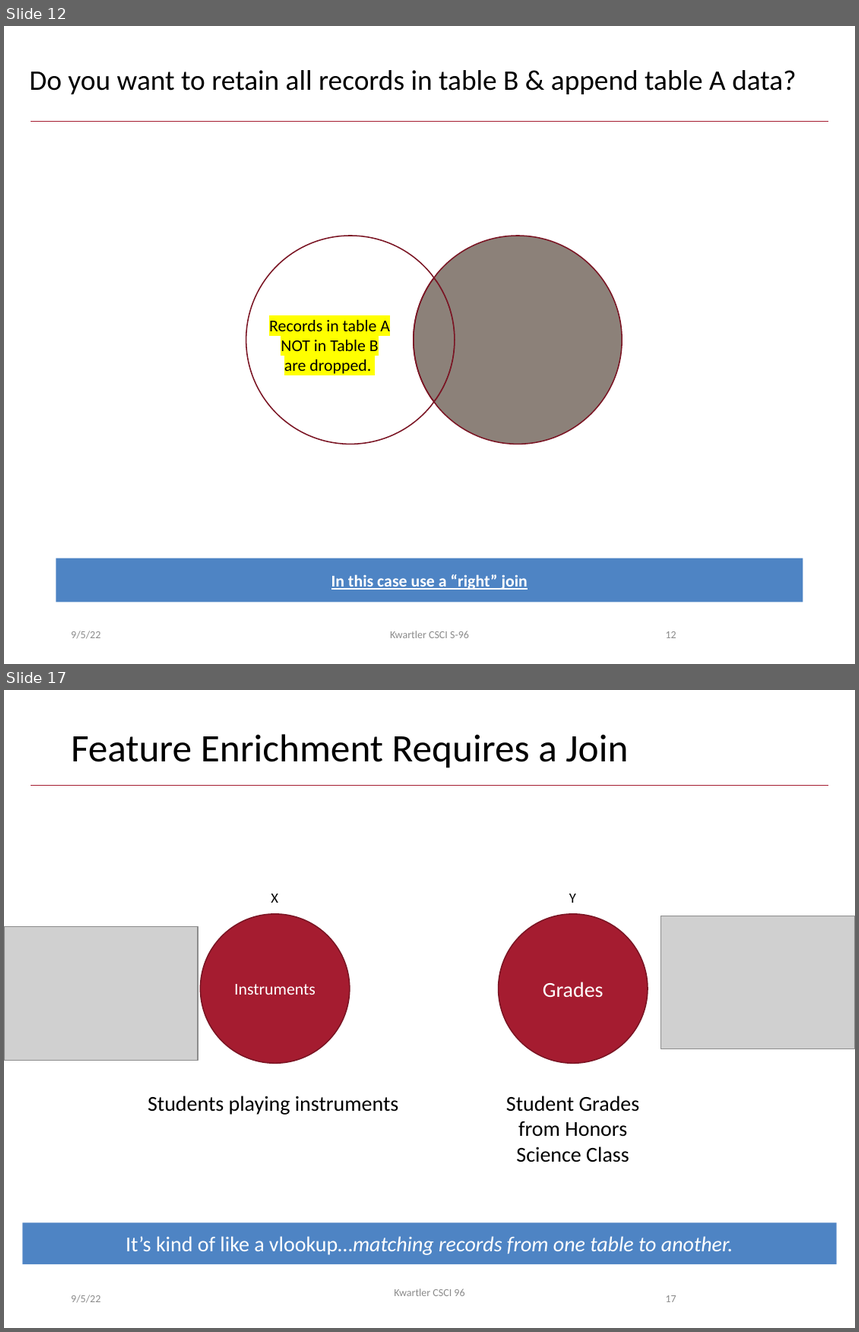
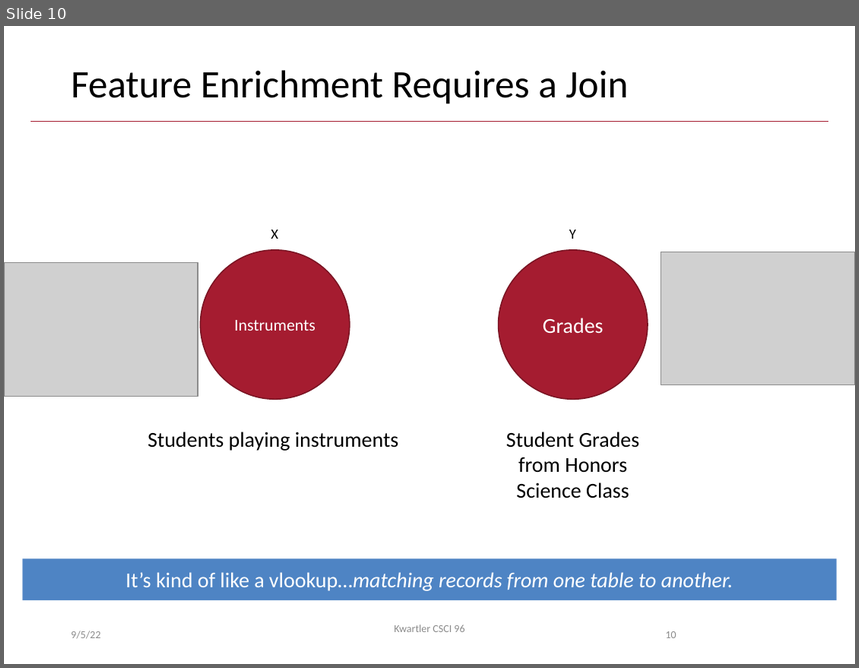
Before and after one commit to kwartler/Harvard_DataMining_Business_Student, a slide deck: Lessons/C_DM_Workflow_R_Viz/A_R_Classes_Joins.pptx. Shown one above the other, each under a label of ours: slides 12 and 17 before the commit, slide 10 after it; the slides between them are not shown. The pictures are 859x1332 and 859x668 pixels, drawn with LibreOffice and Linux fonts; fonts in the diff are those of the drawing; grey boxes stand for pictures; background and template pictures are left out. Boxes give left, top, right and bottom in pixels: in the first picture for what was removed or moved away, otherwise in the second. Text is boxed around its words. In the diff, an @@ line names an element or a change of style, - is before the commit and + after.

```diff
--- a/Lessons/C_DM_Workflow_R_Viz/A_R_Classes_Joins.pptx
+++ b/Lessons/C_DM_Workflow_R_Viz/A_R_Classes_Joins.pptx
@@ slide 12 removed at bbox=[4, 26, 855, 664], background #FFFFFF; not listed: 1 template element that a slide beside it also shows @@
@@ title removed at bbox=[29, 70, 796, 94] @@
-Do you want to retain all records in table B & append table A data?
@@ freeform shape removed at bbox=[246, 236, 435, 444] @@
@@ freeform shape removed at bbox=[434, 236, 622, 444] @@
@@ freeform shape removed at bbox=[414, 278, 454, 402] @@
@@ text removed at bbox=[269, 320, 390, 376] @@
-Records in table A NOT in Table B are dropped.
@@ rectangle removed at bbox=[56, 559, 804, 602] @@
-In this case use a “right” join
@@ text removed at bbox=[71, 631, 101, 639] @@
-9/5/22
@@ text removed at bbox=[390, 631, 469, 639] @@
-Kwartler CSCI S-96
@@ page number removed at bbox=[666, 632, 677, 639] @@
-12
@@ what was slide 17 is now slide 10 @@
@@ page number at bbox=[666, 632, 677, 639]: text changed @@
-17
+10
```
Also in this commit, not shown: 6 other slides removed, 8 other files.
